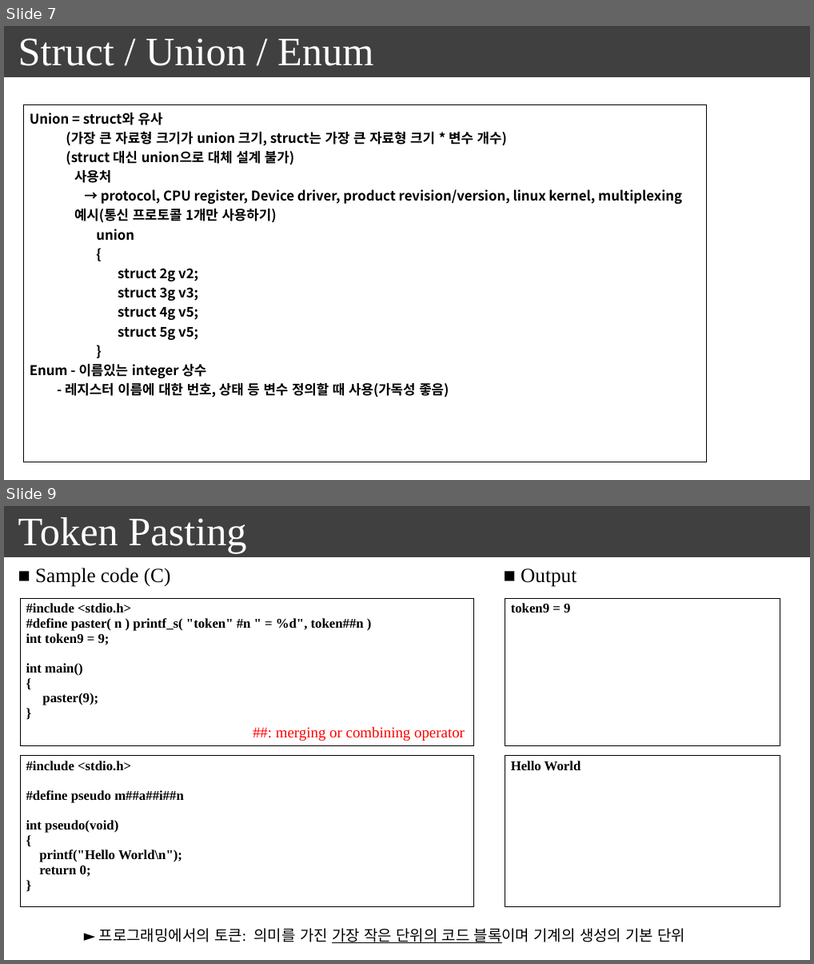
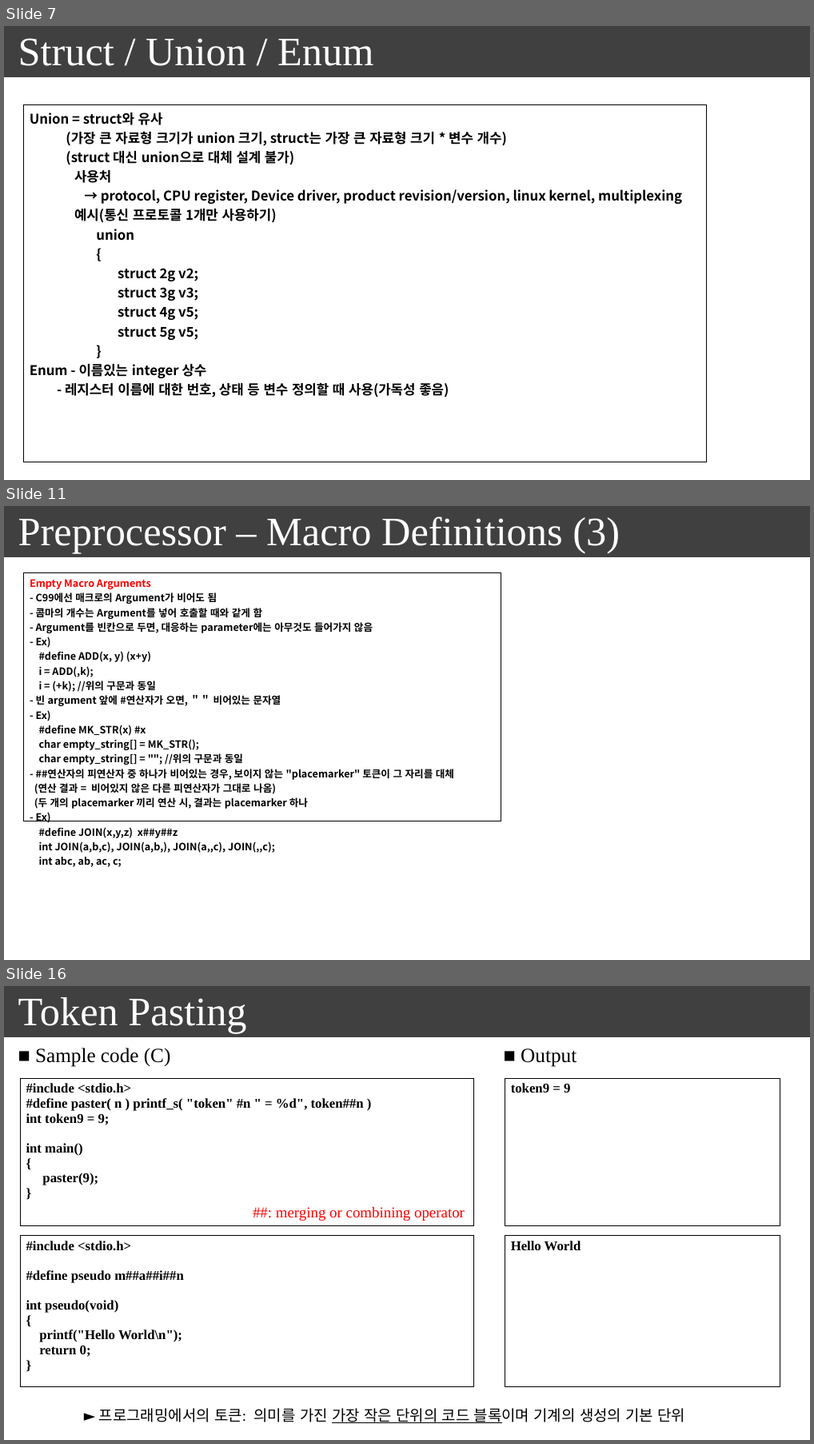
Before and after one commit to seonghokim/Study, a slide deck: everything in c.pptx. Shown one above the other, each under a label of ours: slides 7 and 9 before the commit, slides 7, 11 and 16 after it; the slides between them are not shown. The pictures are 814x964 and 814x1444 pixels, drawn with LibreOffice and Linux fonts; fonts in the diff are those of the drawing. Boxes give left, top, right and bottom in pixels: in the first picture for what was removed or moved away, otherwise in the second. Text is boxed around its words. In the diff, an @@ line names an element or a change of style, - is before the commit and + after.

Commit message:
20231231_to preprocessor

```diff
--- a/everything in c.pptx
+++ b/everything in c.pptx
@@ slide 11 added at [4, 506, 810, 960], background #FFFFFF; not listed: 1 template element that a slide beside it also shows @@
@@ text added at [18, 516, 620, 553], 48 pt, text #FFFFFF @@
+Preprocessor – Macro Definitions (3)
@@ table added at [23, 572, 502, 870], 1 rows, 1 columns @@
+Empty Macro Arguments / - C99에선 매크로의 Argument가 비어도 됨 / - 콤마의 개수는 Argument를 넣어 호출할 때와 같게 함 / - Argument를 빈칸으로 두면, 대응하는 parameter에는 아무것도 들어가지 않음 / - Ex) / #define ADD(x, y) (x+y) / i = ADD(,k); / i = (+k); //위의 구문과 동일 / - 빈 argument 앞에 #연산자가 오면, ＂＂ 비어있는 문자열 / - Ex) / #define MK_STR(x) #x / char empty_string[] = MK_STR(); / char empty_string[] = ""; //위의 구문과 동일 / - ##연산자의 피연산자 중 하나가 비어있는 경우, 보이지 않는 "placemarker" 토큰이 그 자리를 대체 / (연산 결과 = 비어있지 않은 다른 피연산자가 그대로 나옴) / (두 개의 placemarker 끼리 연산 시, 결과는 placemarker 하나 / - Ex) / #define JOIN(x,y,z) x##y##z / int JOIN(a,b,c), JOIN(a,b,), JOIN(a,,c), JOIN(,,c); / int abc, ab, ac, c;
@@ what was slide 9 is now slide 16 @@
```
Also in this commit, not shown: 1 slide changed, 6 other slides added.
